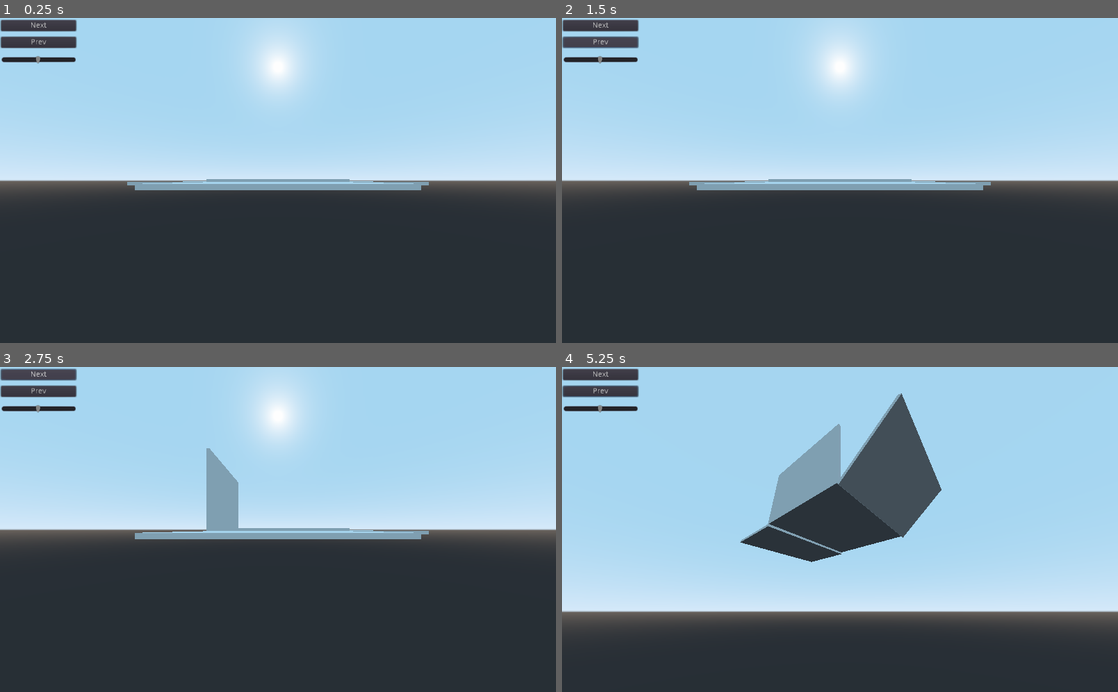
Above: before the commit, frames 1-4 (two rows, left to right).
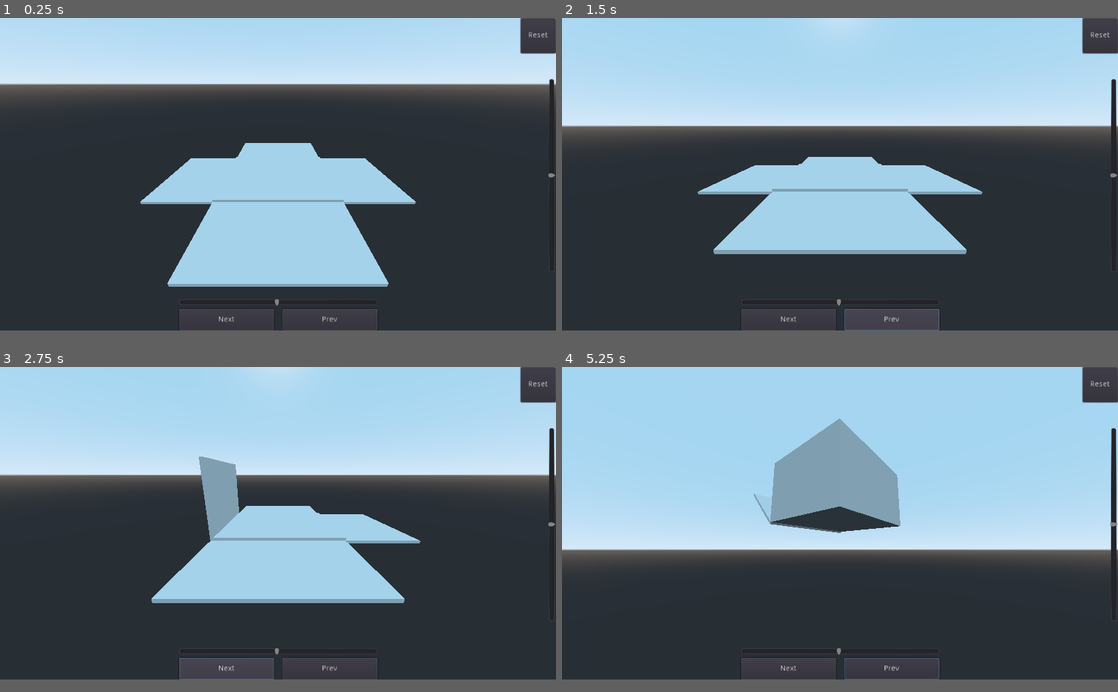
Above: after the commit, the same moments.

Repository: izzager/UntitledOrganizerApp
Game: Godot game, scene res://Scenes/Spatial.tscn
Two runs of this game, one before a commit and one after it. Both use one fixed random seed, a clock stepped at 60 frames per second and the inputs below.
Inputs (mouse positions are in pixels of both pictures, inside the frame that each line leads up to):
- Up to frame 1 (0.25 s): no input
- Up to frame 2 (1.5 s): click (1101, 37) at 0.5 s, where only the run after the commit has a clickable "Reset"; click "Prev" at 1.25 s
- Up to frame 3 (2.75 s): click "Next" at 2 s
- Up to frame 4 (5.25 s): click "Next" at 2.75 s; tap Enter at 3.5 s; move the mouse to (962, 513) at 3.52 s; hold Right (ui_right) 3.53-4.28 s; tap Z (ui_nextAnim) at 3.6, 4.55, 5.1 s; tap X (ui_prevAnim) at 3.8, 4.35 s; move the mouse to (728, 545) at 4.27 s; hold Down (ui_down) 4.28-5.03 s; move the mouse to (895, 458) at 5.02 s; hold Right (ui_right) from 5.03 s (still down)
In our replay, the window is 800x468 before the commit and 800x450 after it. These sizes can differ from the game's own. Grey fills any space a smaller window leaves; there, only what the larger window draws over its background counts as a difference.

The runs differ from the first frame. In frame 1, 52% of the frame differs, in the area x 0-100%, y 0-97%; in frame 2, 37%; in frame 3, 36%; in frame 4, 37%.

Commit message:
Add files via upload

Diff:
--- a/3d model actions/Scenes/Spatial.tscn
+++ b/3d model actions/Scenes/Spatial.tscn
@@ -8,47 +8,88 @@
 script = ExtResource( 2 )
 
 [node name="CameraSpatial" type="Spatial" parent="."]
+transform = Transform( 1, 0, 0, 0, 0.866025, 0.5, 0, -0.5, 0.866025, 0, 0, 0 )
 
 [node name="Camera" type="Camera" parent="CameraSpatial"]
 transform = Transform( 1, 0, 0, 0, 1, 0, 0, 0, 1, 0, 0, 4 )
 fov = 90.0
 
-[node name="UI" type="Control" parent="."]
-margin_right = 40.0
-margin_bottom = 40.0
+[node name="Ui_camera" type="Control" parent="."]
+anchor_left = 1.0
+anchor_right = 1.0
+margin_left = -1020.0
+margin_bottom = 580.0
 __meta__ = {
 "_edit_use_anchors_": false
 }
 
-[node name="btn_nextAnim" type="Button" parent="UI"]
-margin_left = 2.0
-margin_top = 4.0
-margin_right = 140.0
-margin_bottom = 24.0
+[node name="btn_resetCamera" type="Button" parent="Ui_camera"]
+anchor_left = 1.0
+anchor_right = 1.0
+margin_left = -65.0
+margin_bottom = 65.0
+text = "Reset"
+__meta__ = {
+"_edit_use_anchors_": true
+}
+
+[node name="slider_cameraMove" type="VSlider" parent="Ui_camera"]
+anchor_left = 1.0
+anchor_top = 0.5
+anchor_right = 1.0
+anchor_bottom = 0.5
+margin_left = -16.0
+margin_top = -178.5
+margin_bottom = 178.5
+min_value = 1.0
+max_value = 7.0
+step = 0.01
+value = 1.0
+__meta__ = {
+"_edit_use_anchors_": true
+}
+
+[node name="UI_anim" type="VBoxContainer" parent="."]
+anchor_left = 0.5
+anchor_top = 1.0
+anchor_right = 0.5
+anchor_bottom = 1.0
+margin_left = -182.5
+margin_top = -60.0
+margin_right = 182.5
+__meta__ = {
+"_edit_use_anchors_": false
+}
+
+[node name="slider_speedAnim" type="HSlider" parent="UI_anim"]
+margin_right = 365.0
+margin_bottom = 16.0
+min_value = 0.1
+max_value = 10.0
+step = 0.1
+value = 2.0
+__meta__ = {
+"_edit_use_anchors_": false
+}
+
+[node name="buttons" type="Control" parent="UI_anim"]
+margin_top = 20.0
+margin_right = 365.0
+margin_bottom = 20.0
+
+[node name="btn_nextAnim" type="Button" parent="UI_anim/buttons"]
+margin_right = 175.0
+margin_bottom = 40.0
 text = "Next"
 __meta__ = {
 "_edit_use_anchors_": false
 }
 
-[node name="btn_prevAnim" type="Button" parent="UI"]
-margin_left = 2.0
-margin_top = 34.5
-margin_right = 140.0
-margin_bottom = 54.5
+[node name="btn_prevAnim" type="Button" parent="UI_anim/buttons"]
+margin_left = 190.0
+margin_right = 365.0
+margin_bottom = 40.0
 text = "Prev"
-__meta__ = {
-"_edit_use_anchors_": false
-}
-
-[node name="slider_speedAnim" type="HSlider" parent="UI"]
-margin_left = 3.0
-margin_top = 69.0
-margin_right = 140.0
-margin_bottom = 85.0
-min_value = 0.1
-max_value = 10.0
-step = 0.1
-value = 2.0
 __meta__ = {
 "_edit_use_anchors_": false
 }
--- a/3d model actions/Scripts/ModelActions.gd
+++ b/3d model actions/Scripts/ModelActions.gd
@@ -1,6 +1,6 @@
 extends Spatial
 
-export(float, 1, 10, 0.1) var animSpeed
+export(float, 1, 5, 0.1) var animSpeed
 var anim = 0
 var pause = false
 var animating = false
@@ -22,12 +22,12 @@
 	var allNodes = get_parent()
 	#Требование след анимации вызывает nextAnim
 	allNodes.connect("nextAnim", self, "nextAnim")
-	allNodes.get_node("UI/btn_nextAnim").connect("pressed", self, "nextAnim")
+	allNodes.get_node("UI_anim/buttons/btn_nextAnim").connect("pressed", self, "nextAnim")
 	#Требование пред анимации вызывает prevAnim
 	allNodes.connect("prevAnim", self, "prevAnim")
-	allNodes.get_node("UI/btn_prevAnim").connect("pressed", self, "prevAnim")
+	allNodes.get_node("UI_anim/buttons/btn_prevAnim").connect("pressed", self, "prevAnim")
 	#Получение слайдера для скорости и связка его изменения с изменением скорости анимации
-	var slider_speedAnim = allNodes.get_node("UI/slider_speedAnim")
+	var slider_speedAnim = allNodes.get_node("UI_anim/slider_speedAnim")
 	slider_speedAnim.connect("value_changed", self, "speedChange")
 	#Установка стартового значения в стартовую позицию слайдера
 	slider_speedAnim.value = animSpeed
--- a/3d model actions/Scripts/Spatial.gd
+++ b/3d model actions/Scripts/Spatial.gd
@@ -2,7 +2,10 @@
 
 
 onready var camera = get_node("CameraSpatial")
-var strength =  0.15
+onready var cameraMove = camera.get_child(0)
+onready var slider_cameraMove = get_node("Ui_camera/slider_cameraMove")
+var rotateStrength = 0.15
+var moveStrength = 0.5
 var swipe_strength = 0.01
 var swipe_start
 var swipe_end
@@ -12,18 +15,21 @@
 
 # Called when the node enters the scene tree for the first time.
 func _ready():
-	pass
+	#get_node("Zoom/btn_closerZoom").connect("pressed", self, "closerZoom")
+	#get_node("Zoom/btn_fartherZoom").connect("pressed", self, "fartherZoom")
+	get_node("Ui_camera/btn_resetCamera").connect("pressed", self, "resetCamera")
+	slider_cameraMove.connect("value_changed", self, "cameraZoom")
+	slider_cameraMove.value = cameraMove.translation.z
+
 
 func _process(_delta):
 	var xDir = Input.get_action_strength("ui_right") - Input.get_action_strength("ui_left")
 	var yDir = Input.get_action_strength("ui_down") - Input.get_action_strength("ui_up")
-	camera.rotation += Vector3(yDir * strength, xDir * strength, 0)
+	camera.rotation += Vector3(yDir * rotateStrength, xDir * rotateStrength, 0)
 	if Input.is_action_just_pressed("ui_nextAnim"):
-		#camera.rotation = Vector3(0, 0, 0)
 		emit_signal("nextAnim")
 
 	if Input.is_action_just_pressed("ui_prevAnim"):
-		#camera.rotation = Vector3(0, 0, 0)
 		emit_signal("prevAnim")
 
 	if Input.is_action_just_pressed("ui_click"):
@@ -36,3 +42,11 @@
 		swipe_end = get_viewport().get_mouse_position()
 		camera.rotation += Vector3((swipe_start.y - swipe_end.y) * swipe_strength, (swipe_start.x - swipe_end.x) * swipe_strength, 0)
 		swipe_start = get_viewport().get_mouse_position()
+
+func cameraZoom(value):
+	cameraMove.translation = Vector3(0, 0, value)
+
+func resetCamera():
+	camera.rotation = Vector3(-.3, 0, 0)
+	cameraMove.translation = Vector3(0, 0, 4)
+	slider_cameraMove.value = 4
--- a/3d model actions/project.godot
+++ b/3d model actions/project.godot
@@ -18,6 +18,11 @@
 config/name="Новый Игровой Проект"
 run/main_scene="res://Scenes/Spatial.tscn"
 config/icon="res://icon.png"
+
+[display]
+
+window/size/height=576
+window/stretch/aspect="expand"
 
 [input]
 
Not shown, added: 3d model actions/export_presets.cfg
Not shown, added: 3d model actions/3dModelShowTest.pck
